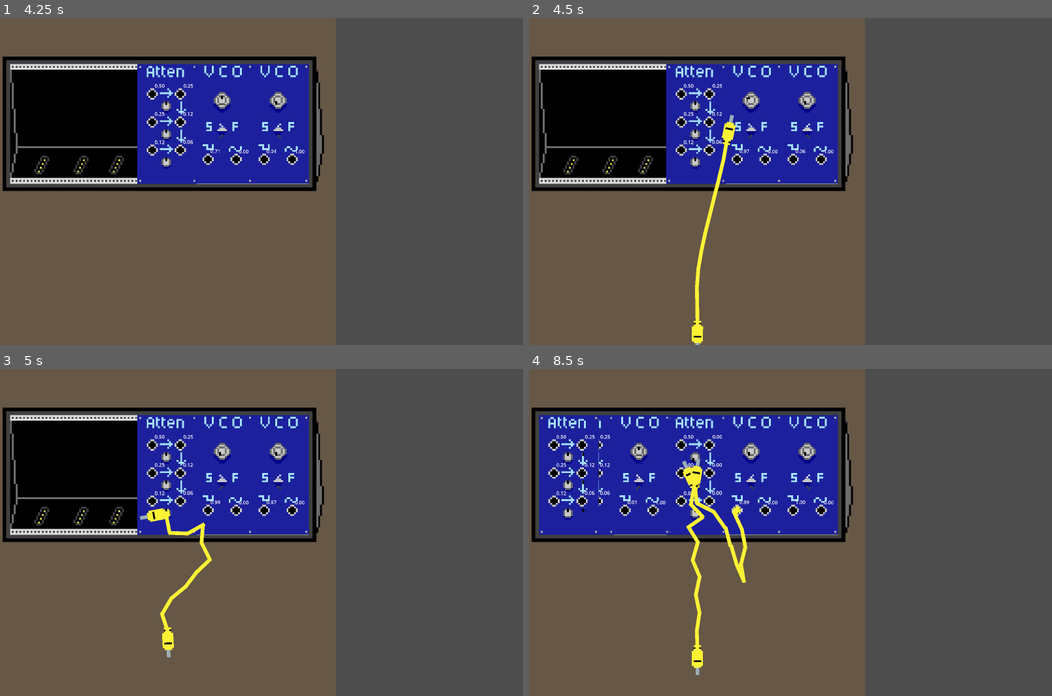
Above: before the commit, frames 1-4 (two rows, left to right).
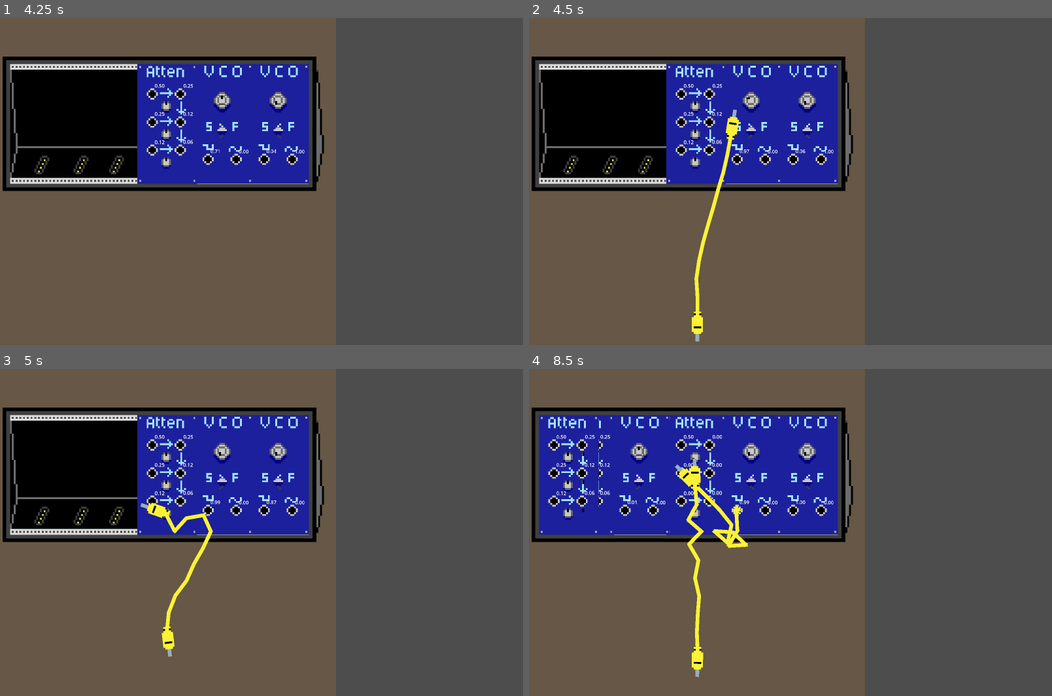
Above: after the commit, the same moments.

Repository: jared-chapman/mod-ship
Game: Godot game, scene res://scenes/main.tscn
Same seed, same stepped clock (60 frames per second), same inputs: the game is played once before the commit and once after it.
Inputs (mouse positions are in pixels of both pictures, inside the frame that each line leads up to):
- Up to frame 1 (4.25 s): tap Enter at 0.5, 2, 3.5 s; move the mouse to (376, 165) at 0.52 s; hold D (right) 0.53-1.25 s; hold C (c) 0.53-1.25 s; click (376, 165) at 0.67 s; tap X (x) at 0.8, 2.3 s; tap Space (space) at 1.25, 2.75 s; drag from (277, 99) to (219, 161) at 1.27 s; move the mouse to (277, 125) at 2.02 s; hold D (right) 2.03-2.75 s; hold C (c) 2.03-2.75 s; click (277, 125) at 2.17 s; drag from (261, 158) to (167, 106) at 2.77 s; drag from (292, 158) to (167, 132) at 3.52 s
- Up to frame 2 (4.5 s): tap Space (space) at 4.25 s; drag from (748, 99) to (696, 161) at 4.27 s
- Up to frame 3 (5 s): no input
- Up to frame 4 (8.5 s): move the mouse to (748, 476) at 5.02 s; hold S (down) 5.03-5.75 s; hold C (c) 5.03-5.75 s; click (748, 476) at 5.17 s; tap X (x) at 5.3, 8.3 s; drag from (738, 509) to (806, 450) at 5.77 s; drag from (764, 509) to (806, 450) at 6.52 s; drag from (696, 457) to (764, 597) at 7.27 s; move the mouse to (696, 483) at 8.02 s; hold S (down) from 8.03 s (still down); hold Space (space) from 8.03 s (still down); click (696, 483) at 8.17 s

Frame 1 is identical in both runs. In frame 2, 0.6% of the frame differs, in the area x 31-41%, y 28-100%; in frame 3, 0.9%; in frame 4, 1.3%, in the area x 27-42%, y 27-95%.
Error in both runs: Invalid call. Nonexistent function 'place_a' in base 'Nil'. (res://scenes/rack_sidebar/rack_sidebar.gd:198)

Commit message:
better cables

Diff:
--- a/scenes/Cable/cable.tscn
+++ b/scenes/Cable/cable.tscn
@@ -31,9 +31,9 @@
 [node name="EndA" type="RigidBody2D" parent="."]
 position = Vector2(0, 1)
 collision_layer = 256
-mass = 0.681
-linear_damp = 2.853
-angular_damp = 20.807
+mass = 1.248
+linear_damp = 5.456
+angular_damp = 5.189
 script = ExtResource("2_b0h6n")
 
 [node name="Unplugged" type="Sprite2D" parent="EndA"]
@@ -53,9 +53,9 @@
 [node name="EndB" type="RigidBody2D" parent="."]
 position = Vector2(0, 584)
 collision_layer = 256
-mass = 1.01
-linear_damp = 2.853
-angular_damp = 20.807
+mass = 1.248
+linear_damp = 5.456
+angular_damp = 5.189
 script = ExtResource("2_b0h6n")
 
 [node name="Unplugged" type="Sprite2D" parent="EndB"]
@@ -75,9 +75,9 @@
 [node name="Segment1" type="RigidBody2D" parent="."]
 position = Vector2(0, 32)
 collision_layer = 256
-mass = 0.2
-linear_damp = 2.853
-angular_damp = 20.807
+mass = 0.545
+linear_damp = 5.456
+angular_damp = 5.189
 script = ExtResource("4_qgvb5")
 metadata/_edit_group_ = true
 
@@ -93,9 +93,9 @@
 [node name="Segment2" type="RigidBody2D" parent="."]
 position = Vector2(0, 91)
 collision_layer = 256
-mass = 0.2
-linear_damp = 2.853
-angular_damp = 20.807
+mass = 0.545
+linear_damp = 5.456
+angular_damp = 5.189
 script = ExtResource("4_qgvb5")
 metadata/_edit_group_ = true
 
@@ -111,9 +111,9 @@
 [node name="Segment3" type="RigidBody2D" parent="."]
 position = Vector2(0, 150)
 collision_layer = 256
-mass = 0.2
-linear_damp = 2.853
-angular_damp = 20.807
+mass = 0.545
+linear_damp = 5.456
+angular_damp = 5.189
 script = ExtResource("4_qgvb5")
 metadata/_edit_group_ = true
 
@@ -129,9 +129,9 @@
 [node name="Segment4" type="RigidBody2D" parent="."]
 position = Vector2(0, 204)
 collision_layer = 256
-mass = 0.2
-linear_damp = 2.853
-angular_damp = 20.807
+mass = 0.545
+linear_damp = 5.456
+angular_damp = 5.189
 script = ExtResource("4_qgvb5")
 metadata/_edit_group_ = true
 
@@ -147,9 +147,9 @@
 [node name="Segment5" type="RigidBody2D" parent="."]
 position = Vector2(0, 263)
 collision_layer = 256
-mass = 0.399
-linear_damp = 2.853
-angular_damp = 20.807
+mass = 0.545
+linear_damp = 5.456
+angular_damp = 5.189
 script = ExtResource("4_qgvb5")
 metadata/_edit_group_ = true
 
@@ -165,9 +165,9 @@
 [node name="Segment6" type="RigidBody2D" parent="."]
 position = Vector2(0, 322)
 collision_layer = 256
-mass = 0.2
-linear_damp = 2.853
-angular_damp = 20.807
+mass = 0.545
+linear_damp = 5.456
+angular_damp = 5.189
 script = ExtResource("4_qgvb5")
 metadata/_edit_group_ = true
 
@@ -183,9 +183,9 @@
 [node name="Segment7" type="RigidBody2D" parent="."]
 position = Vector2(0, 380)
 collision_layer = 256
-mass = 0.2
-linear_damp = 2.853
-angular_damp = 20.807
+mass = 0.545
+linear_damp = 5.456
+angular_damp = 5.189
 script = ExtResource("4_qgvb5")
 metadata/_edit_group_ = true
 
@@ -201,9 +201,9 @@
 [node name="Segment8" type="RigidBody2D" parent="."]
 position = Vector2(0, 439)
 collision_layer = 256
-mass = 0.2
-linear_damp = 2.853
-angular_damp = 20.807
+mass = 0.545
+linear_damp = 5.456
+angular_damp = 5.189
 script = ExtResource("4_qgvb5")
 metadata/_edit_group_ = true
 
@@ -219,9 +219,9 @@
 [node name="Segment9" type="RigidBody2D" parent="."]
 position = Vector2(0, 498)
 collision_layer = 256
-mass = 0.2
-linear_damp = 2.853
-angular_damp = 20.807
+mass = 0.545
+linear_damp = 5.456
+angular_damp = 5.189
 script = ExtResource("4_qgvb5")
 metadata/_edit_group_ = true
 
@@ -237,9 +237,9 @@
 [node name="Segment10" type="RigidBody2D" parent="."]
 position = Vector2(0, 557)
 collision_layer = 256
-mass = 0.2
-linear_damp = 2.853
-angular_damp = 20.807
+mass = 0.545
+linear_damp = 5.456
+angular_damp = 5.189
 script = ExtResource("4_qgvb5")
 metadata/_edit_group_ = true
 
@@ -257,77 +257,106 @@
 node_b = NodePath("../Segment1")
 bias = 0.9
 softness = 0.05
-angular_limit_enabled = true
+angular_limit_lower = -3.1415927
+angular_limit_upper = 3.1415927
 motor_target_velocity = -3.4906585
 
 [node name="Joint_S1_S2" type="PinJoint2D" parent="."]
 position = Vector2(0, 64)
 node_a = NodePath("../Segment1")
 node_b = NodePath("../Segment2")
-softness = 0.05
+bias = 0.9
+softness = 0.05
+angular_limit_lower = -3.1415927
+angular_limit_upper = 3.1415927
 motor_target_velocity = -3.4906585
 
 [node name="Joint_S2_S3" type="PinJoint2D" parent="."]
 position = Vector2(0, 120)
 node_a = NodePath("../Segment2")
 node_b = NodePath("../Segment3")
-softness = 0.05
+bias = 0.9
+softness = 0.05
+angular_limit_lower = -3.1415927
+angular_limit_upper = 3.1415927
 motor_target_velocity = -3.4906585
 
 [node name="Joint_S3_S4" type="PinJoint2D" parent="."]
 position = Vector2(0, 176)
 node_a = NodePath("../Segment3")
 node_b = NodePath("../Segment4")
-softness = 0.05
+bias = 0.9
+softness = 0.05
+angular_limit_lower = -3.1415927
+angular_limit_upper = 3.1415927
 motor_target_velocity = -3.4906585
 
 [node name="Joint_S4_S5" type="PinJoint2D" parent="."]
 position = Vector2(0, 233)
 node_a = NodePath("../Segment4")
 node_b = NodePath("../Segment5")
-softness = 0.05
+bias = 0.9
+softness = 0.05
+angular_limit_lower = -3.1415927
+angular_limit_upper = 3.1415927
 motor_target_velocity = -3.4906585
 
 [node name="Joint_S2_S6" type="PinJoint2D" parent="."]
 position = Vector2(0, 293)
 node_a = NodePath("../Segment5")
 node_b = NodePath("../Segment6")
-softness = 0.05
+bias = 0.9
+softness = 0.05
+angular_limit_lower = -3.1415927
+angular_limit_upper = 3.1415927
 motor_target_velocity = -3.4906585
 
 [node name="Joint_S6_S7" type="PinJoint2D" parent="."]
 position = Vector2(0, 351)
 node_a = NodePath("../Segment6")
 node_b = NodePath("../Segment7")
-softness = 0.05
+bias = 0.9
+softness = 0.05
+angular_limit_lower = -3.1415927
+angular_limit_upper = 3.1415927
 motor_target_velocity = -3.4906585
 
 [node name="Joint_S7_S8" type="PinJoint2D" parent="."]
 position = Vector2(0, 410)
 node_a = NodePath("../Segment7")
 node_b = NodePath("../Segment8")
-softness = 0.05
+bias = 0.9
+softness = 0.05
+angular_limit_lower = -3.1415927
+angular_limit_upper = 3.1415927
 motor_target_velocity = -3.4906585
 
 [node name="Joint_S8_S9" type="PinJoint2D" parent="."]
 position = Vector2(0, 469)
 node_a = NodePath("../Segment8")
 node_b = NodePath("../Segment9")
-softness = 0.05
+bias = 0.9
+softness = 0.05
+angular_limit_lower = -3.1415927
+angular_limit_upper = 3.1415927
 motor_target_velocity = -3.4906585
 
 [node name="Joint_S9_S10" type="PinJoint2D" parent="."]
 position = Vector2(0, 528)
 node_a = NodePath("../Segment9")
 node_b = NodePath("../Segment10")
-softness = 0.05
+bias = 0.9
+softness = 0.05
+angular_limit_lower = -3.1415927
+angular_limit_upper = 3.1415927
 motor_target_velocity = -3.4906585
 
 [node name="Joint_S10_EndB" type="PinJoint2D" parent="."]
 position = Vector2(0, 584)
 node_a = NodePath("../Segment10")
 node_b = NodePath("../EndB")
-softness = 0.05
-angular_limit_lower = -0.12915437
-angular_limit_upper = 0.12915437
-motor_target_velocity = -3.4906585
+bias = 0.9
+softness = 0.05
+angular_limit_lower = -3.1415927
+angular_limit_upper = 3.1415927
+motor_target_velocity = -3.4906585
--- a/scripts/End.gd
+++ b/scripts/End.gd
@@ -1,8 +1,8 @@
 extends RigidBody2D
 
 @export var move_speed := 1200.0
-@export var follow_strength := 25.0
-@export var max_speed := 2000.0
+@export var follow_strength := 35.0
+@export var max_speed := 3000.0
 
 # the total length of the cable
 @export var max_length := 50.0
